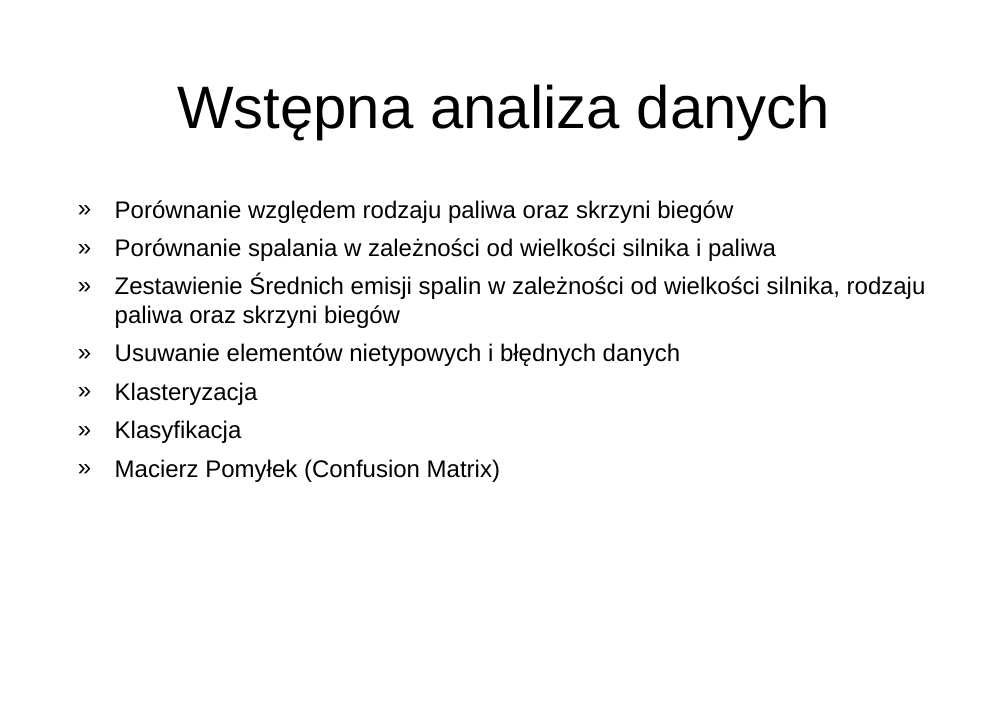
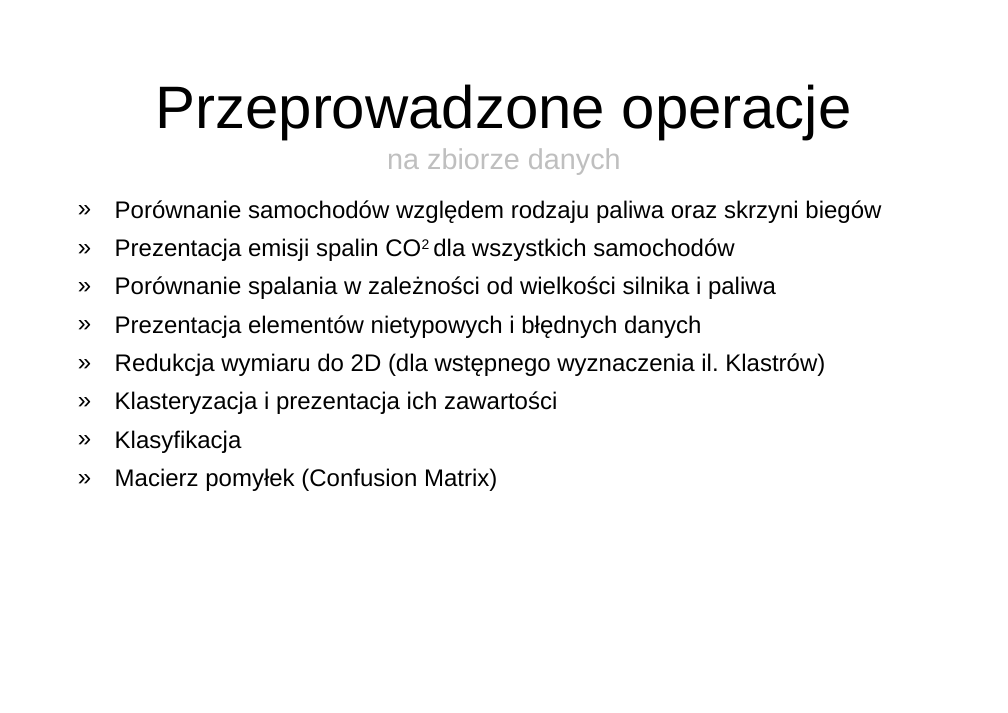
Before and after one commit to michalloska/DataExploration_Project, a slide deck: slide 3 of prezentacja.ppt. Drawn at 1008x713 pixels with LibreOffice and Linux fonts; fonts in the diff are those of the drawing; background and template pictures are left out. Boxes give left, top, right and bottom in pixels: in the first picture for what was removed or moved away, otherwise in the second. Text is boxed around its words. In the diff, an @@ line names an element or a change of style, - is before the commit and + after.

Commit message:
Updated presentation

```diff
--- a/prezentacja.ppt
+++ b/prezentacja.ppt
@@ title at bbox=[156, 84, 852, 174]: text changed @@
-Wstępna analiza danych
+Przeprowadzone operacje
+na zbiorze danych
@@ text at bbox=[115, 200, 881, 261]: text changed @@
-» Porównanie względem rodzaju paliwa oraz skrzyni biegów
+» Porównanie samochodów względem rodzaju paliwa oraz skrzyni biegów
+» Prezentacja emisji spalin CO2 dla wszystkich samochodów
@@ text at bbox=[115, 315, 825, 414]: text changed @@
-» Zestawienie Średnich emisji spalin w zależności od wielkości silnika, rodzaju paliwa oraz skrzyni biegów
-» Usuwanie elementów nietypowych i błędnych danych
-» Klasteryzacja
+» Prezentacja elementów nietypowych i błędnych danych
+» Redukcja wymiaru do 2D (dla wstępnego wyznaczenia il. Klastrów)
+» Klasteryzacja i prezentacja ich zawartości
@@ text at bbox=[115, 468, 497, 491]: text changed @@
-» Macierz Pomyłek (Confusion Matrix)
+» Macierz pomyłek (Confusion Matrix)
```
Also in this commit, not shown: 4 other slides changed, 6 slides added, 4 slides removed, 1 other file.
